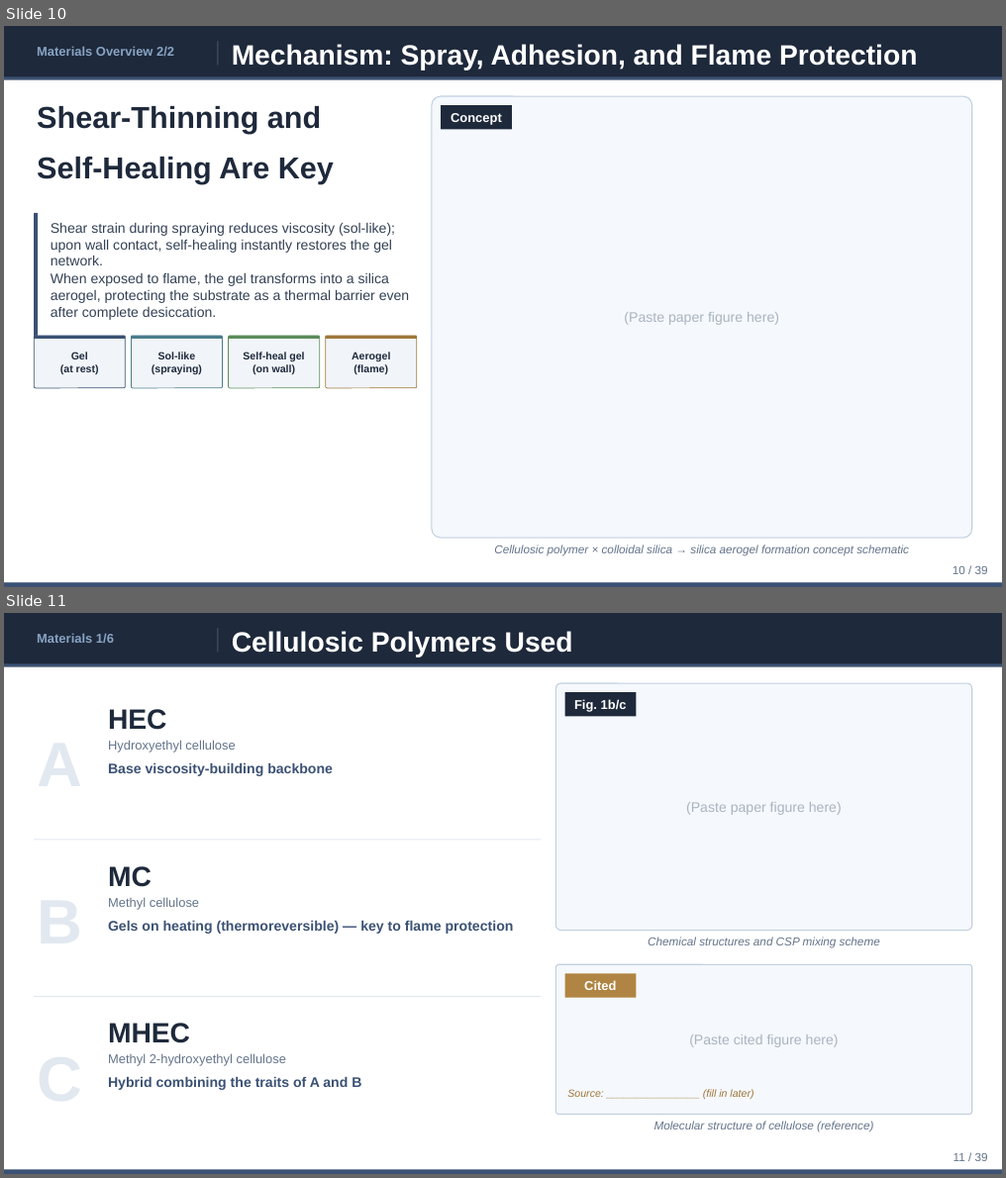
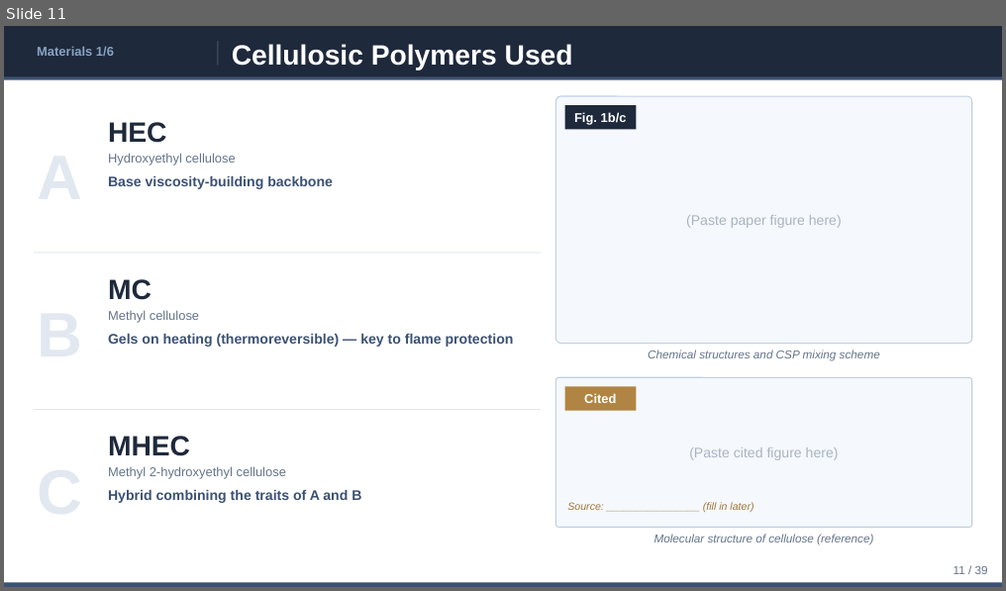
Before and after one commit to ytaisei0525-design/my-first-claude, a slide deck: slides_en.pptx. Shown one above the other, each under a label of ours: slides 10 and 11 before the commit, slide 11 after it. The pictures are 1006x1178 and 1006x591 pixels, drawn with LibreOffice and Linux fonts; fonts in the diff are those of the drawing. Boxes give left, top, right and bottom in pixels: in the first picture for what was removed or moved away, otherwise in the second. Text is boxed around its words. In the diff, an @@ line names an element or a change of style, - is before the commit and + after.

```diff
--- a/slides_en.pptx
+++ b/slides_en.pptx
@@ slide 10 removed at (x1=4, y1=26, x2=1002, y2=587), background #FFFFFF @@
@@ rectangle removed at (x1=4, y1=26, x2=1002, y2=79) @@
@@ text removed at (x1=37, y1=46, x2=174, y2=56) @@
-Materials Overview 2/2
@@ rectangle removed at (x1=218, y1=41, x2=218, y2=65) @@
@@ text removed at (x1=232, y1=44, x2=918, y2=71) @@
-Mechanism: Spray, Adhesion, and Flame Protection
@@ rectangle removed at (x1=4, y1=76, x2=1002, y2=79) @@
@@ text removed at (x1=37, y1=106, x2=321, y2=133) @@
-Shear-Thinning and
@@ rounded rectangle removed at (x1=432, y1=96, x2=972, y2=538) @@
@@ rectangle removed at (x1=441, y1=105, x2=512, y2=129) @@
@@ text removed at (x1=450, y1=113, x2=502, y2=125) @@
-Concept
@@ text removed at (x1=37, y1=157, x2=334, y2=184) @@
-Self-Healing Are Key
@@ rectangle removed at (x1=34, y1=213, x2=38, y2=348) @@
@@ text removed at (x1=51, y1=222, x2=395, y2=266) @@
-Shear strain during spraying reduces viscosity (sol-like); upon wall contact, self-healing instantly restores the gel network.
@@ text removed at (x1=51, y1=273, x2=410, y2=320) @@
-When exposed to flame, the gel transforms into a silica aerogel, protecting the substrate as a thermal barrier even after complete desiccation.
@@ text removed at (x1=624, y1=312, x2=779, y2=325) @@
-(Paste paper figure here)
@@ rounded rectangle removed at (x1=34, y1=336, x2=126, y2=388) @@
@@ rectangle removed at (x1=34, y1=336, x2=126, y2=339) @@
@@ text removed at (x1=60, y1=352, x2=99, y2=374) @@
-Gel
-(at rest)
@@ text removed at (x1=126, y1=336, x2=132, y2=388) @@
-→
@@ rounded rectangle removed at (x1=132, y1=336, x2=223, y2=388) @@
@@ rectangle removed at (x1=132, y1=336, x2=223, y2=339) @@
@@ text removed at (x1=152, y1=352, x2=202, y2=374) @@
-Sol-like
-(spraying)
@@ text removed at (x1=224, y1=336, x2=230, y2=388) @@
-→
@@ rounded rectangle removed at (x1=229, y1=336, x2=320, y2=388) @@
@@ rectangle removed at (x1=229, y1=336, x2=320, y2=339) @@
@@ text removed at (x1=243, y1=352, x2=304, y2=374) @@
-Self-heal gel
-(on wall)
@@ text removed at (x1=321, y1=336, x2=327, y2=388) @@
-→
@@ rounded rectangle removed at (x1=326, y1=336, x2=417, y2=388) @@
@@ rectangle removed at (x1=326, y1=336, x2=417, y2=339) @@
@@ text removed at (x1=351, y1=352, x2=390, y2=374) @@
-Aerogel
-(flame)
@@ text removed at (x1=494, y1=545, x2=909, y2=557) @@
-Cellulosic polymer × colloidal silica → silica aerogel formation concept schematic
@@ rectangle removed at (x1=4, y1=583, x2=1002, y2=587) @@
@@ text removed at (x1=952, y1=567, x2=988, y2=574) @@
-10 / 39
```
Also in this commit, not shown: 1 slide changed, 1 slide added, 4 other files.
